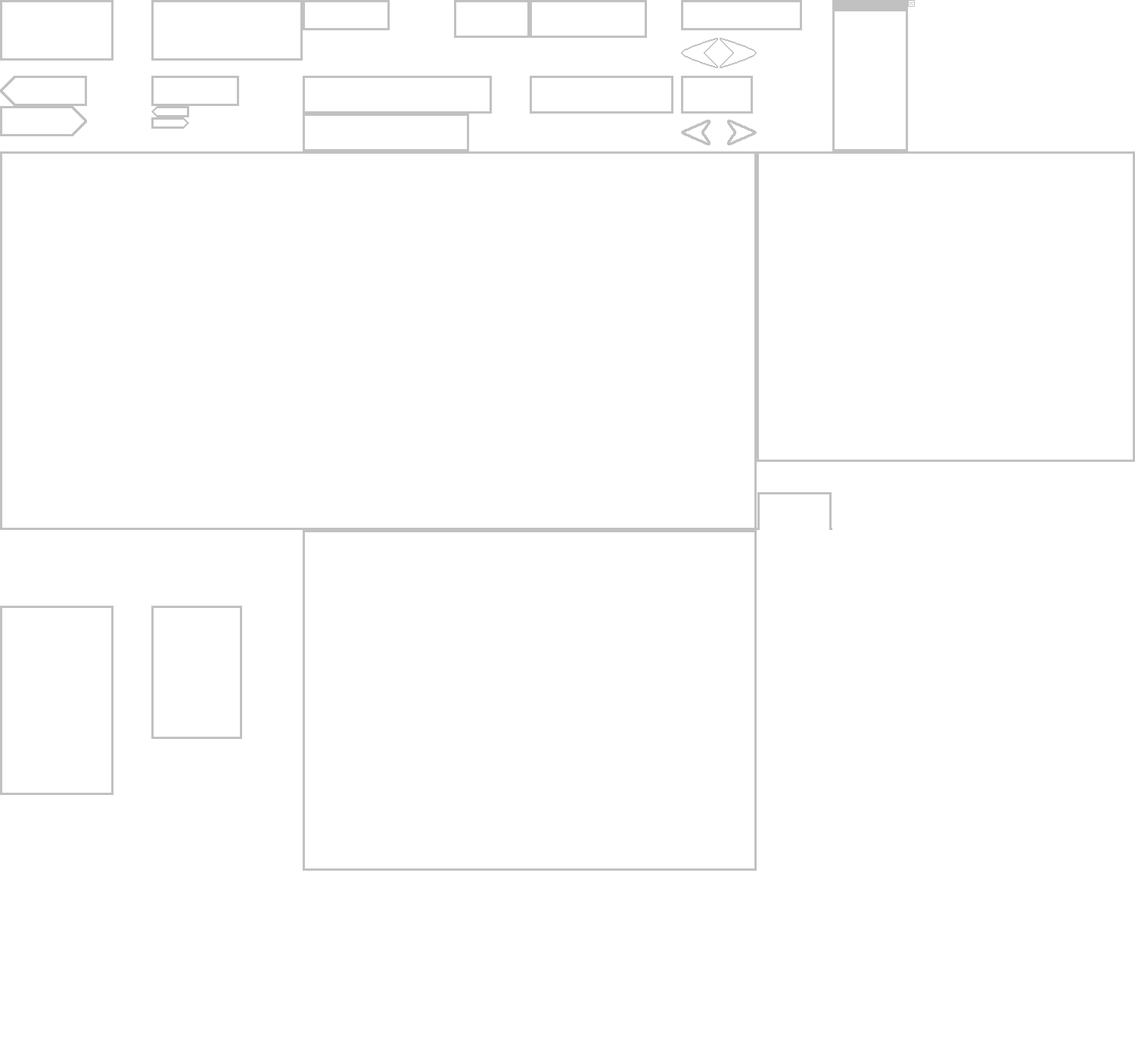
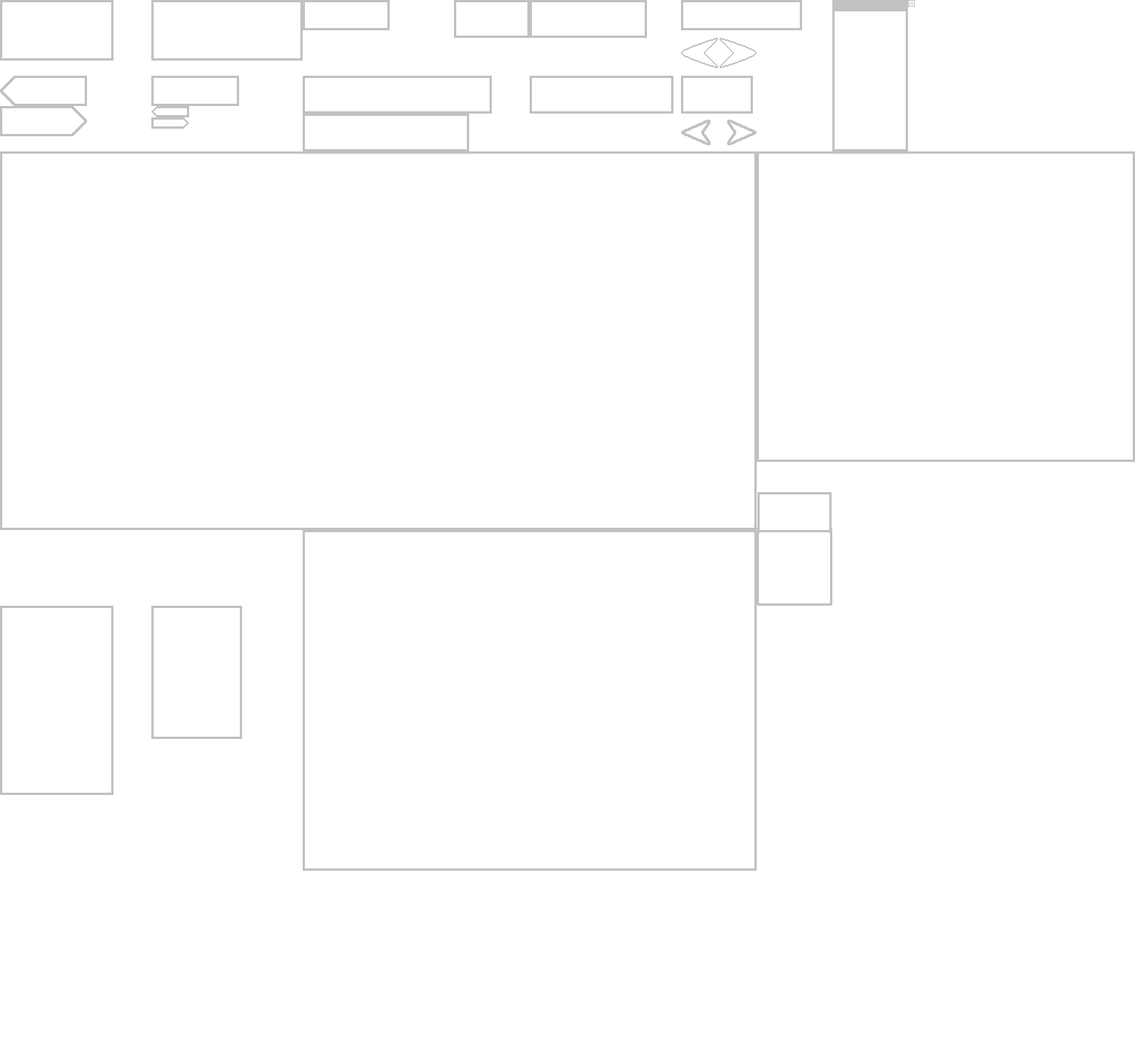
Comparing the layer stacks of the two 1135x1060 images. Changes:
painted on "Background" over (x1=756, y1=529, x2=833, y2=606)
